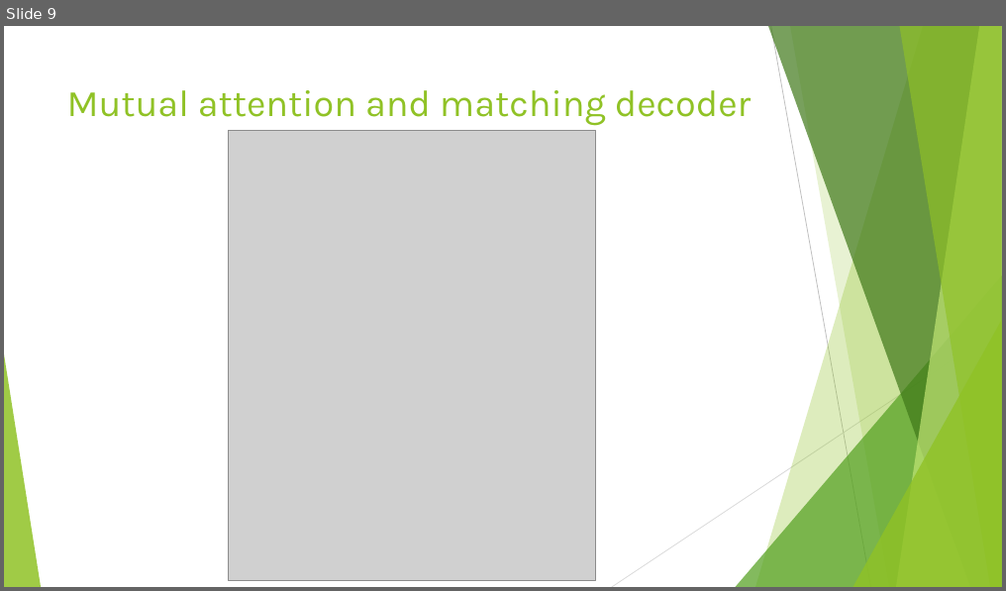
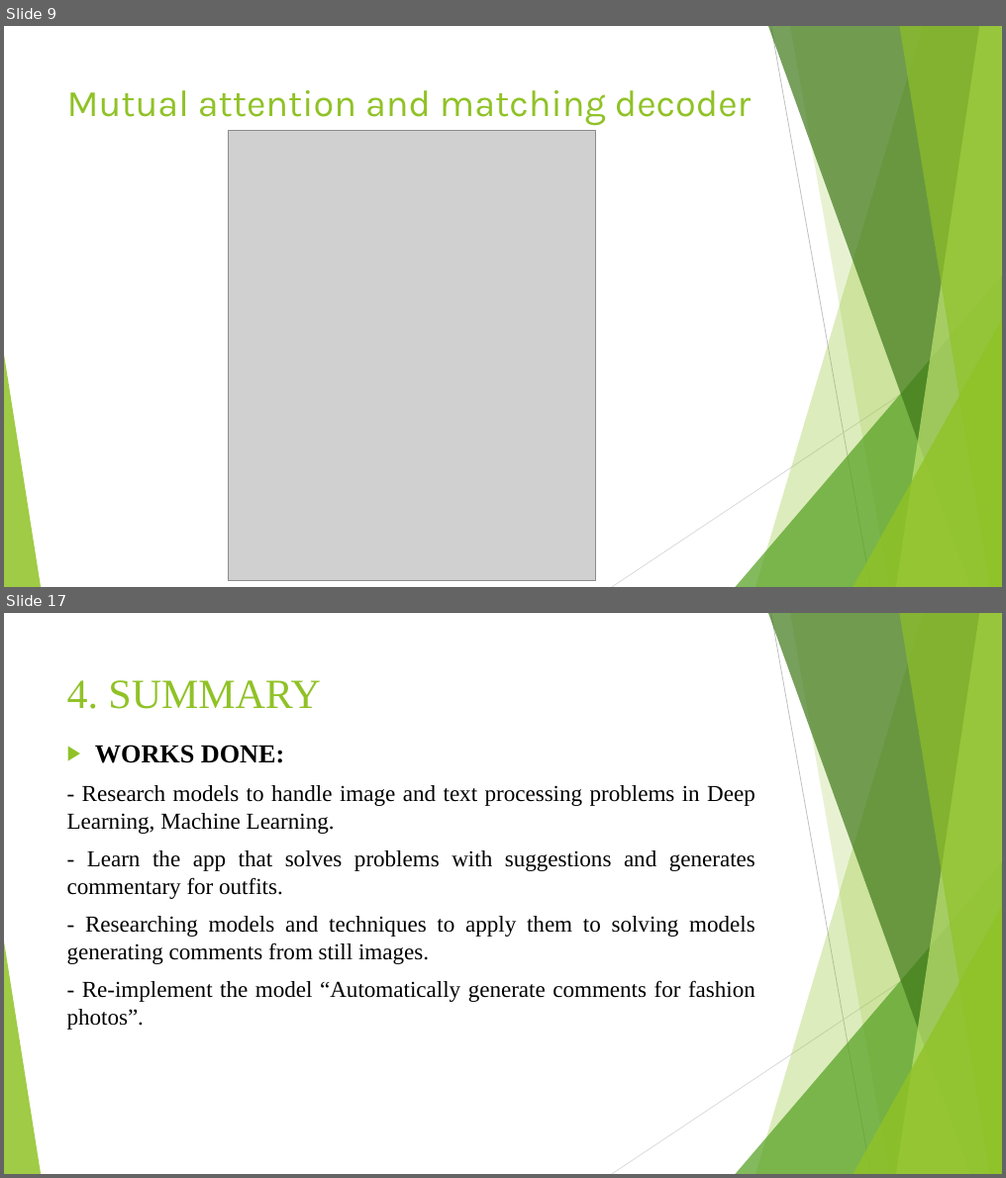
Before and after one commit to trungpham2701/KLTN-CommentGenerationForOutfit, a slide deck: BaoCaoKLTN.pptx. Shown one above the other, each under a label of ours: slide 9 before the commit, slides 9 and 17 after it; the slides between them are not shown. The pictures are 1006x591 and 1006x1178 pixels, drawn with LibreOffice and Linux fonts; fonts in the diff are those of the drawing; grey boxes stand for pictures. Boxes give left, top, right and bottom in pixels: in the first picture for what was removed or moved away, otherwise in the second. Text is boxed around its words. In the diff, an @@ line names an element or a change of style, - is before the commit and + after.

```diff
--- a/BaoCaoKLTN.pptx
+++ b/BaoCaoKLTN.pptx
@@ slide 17 added at <box>4,613,1002,1174</box>, background #FFFFFF; not listed: 10 template elements that a slide beside it also shows @@
@@ title added at <box>67,680,321,709</box>, 40 pt, text #90C226 @@
+4. SUMMARY
@@ text added at <box>67,745,755,1030</box>, 22 pt, text #000000 @@
+▶ WORKS DONE:
+- Research models to handle image and text processing problems in Deep Learning, Machine Learning.
+- Learn the app that solves problems with suggestions and generates commentary for outfits.
+- Researching models and techniques to apply them to solving models generating comments from still images.
+- Re-implement the model “Automatically generate comments for fashion photos”.
```
Also in this commit, not shown: 15 slides changed, 5 other slides added, 6 slides removed.
